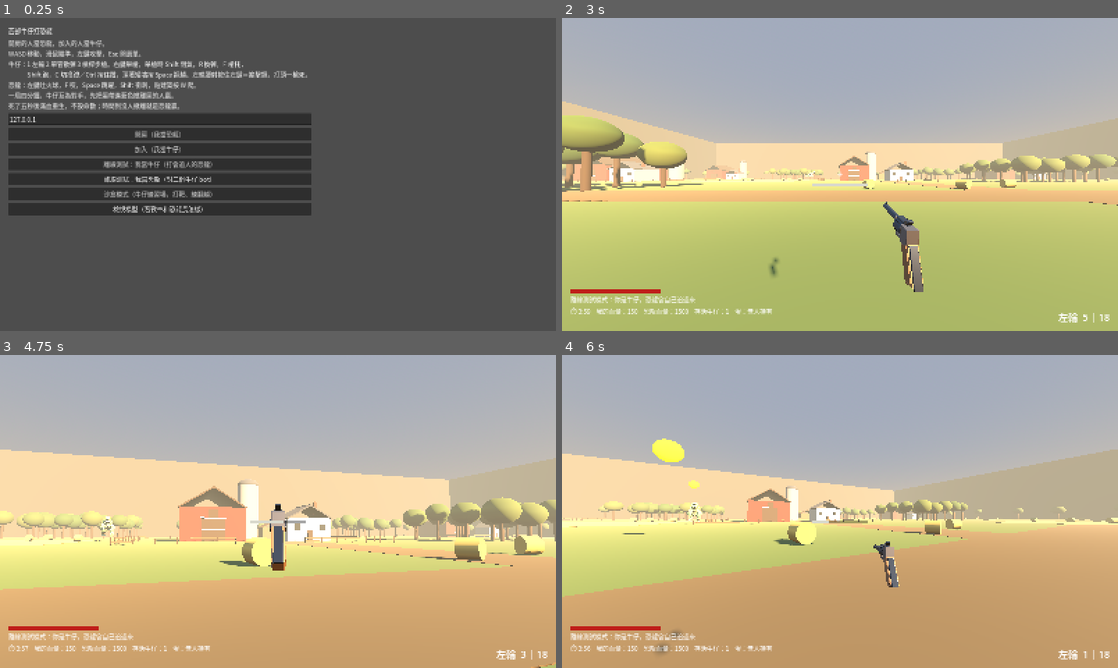
Above: before the commit, frames 1-4 (two rows, left to right).
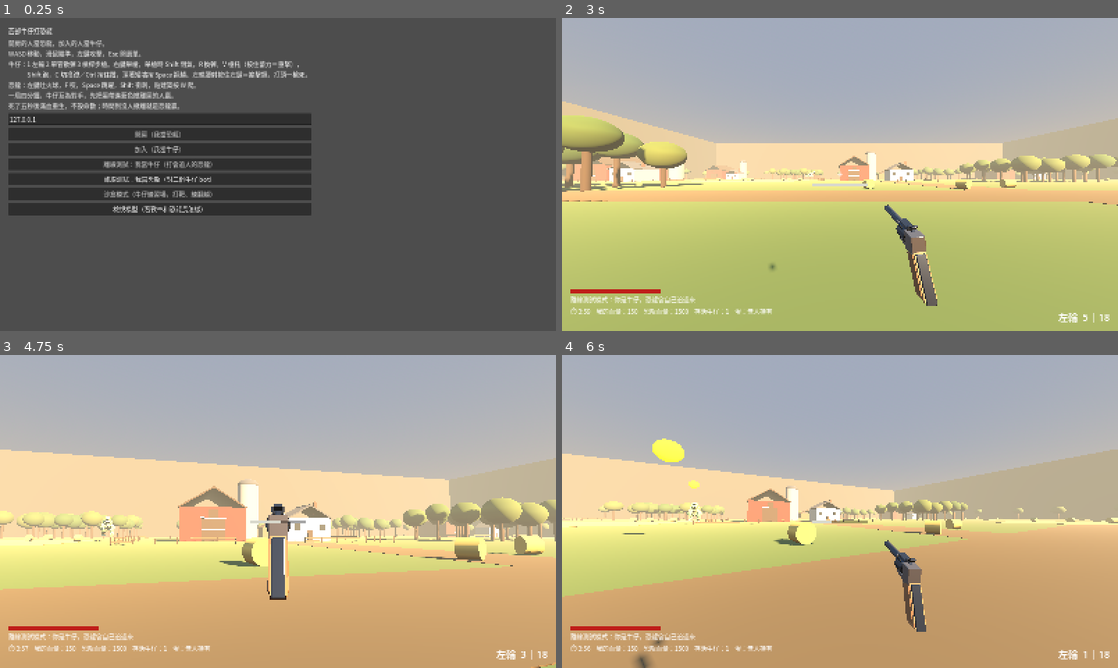
Above: after the commit, the same moments.

Repository: billxu0521/tank_war
Game: Godot game, scene res://main.tscn
Same seed, same stepped clock (60 frames per second), same inputs: the game is played once before the commit and once after it. Sound files missing from this copy of the repository are replaced by a short silence.
Inputs (mouse positions are in pixels of both pictures, inside the frame that each line leads up to):
- Up to frame 1 (0.25 s): no input
- Up to frame 2 (3 s): click "開房（我當恐龍）" at 0.5 s; click "加入（我當牛仔）" at 1.25 s; click "離線測試：我當牛仔（打會追人的恐龍）" at 2 s; tap Enter at 2.75 s; move the mouse to (867, 174) at 2.77 s; hold W (move_forward) from 2.78 s (still down); hold V (melee, bound only after the commit) from 2.78 s (still down); click (867, 174) at 2.92 s
- Up to frame 3 (4.75 s): keep holding W (move_forward); tap Space (jump) at 3.02, 3.77 s; tap F (melee, bound only before the commit) at 3.05, 3.6, 4.55 s; move the mouse to (250, 511) at 3.52 s; release V (melee, bound only after the commit) at 3.53 s; click (250, 511) at 3.67 s; tap V (melee, bound only after the commit) at 3.8 s; move the mouse to (289, 505) at 4.27 s; hold Right mouse button (aim) from 4.28 s (still down); click (289, 505) at 4.42 s
- Up to frame 4 (6 s): keep holding W (move_forward); move the mouse to (834, 517) at 5.02 s; release Right mouse button (aim) at 5.03 s; tap Ctrl (crouch) at 5.1 s; click (834, 517) at 5.17 s; tap Space (jump) at 5.27 s; tap V (melee, bound only after the commit) at 5.3 s; move the mouse to (878, 514) at 5.77 s; hold F (melee, bound only before the commit) from 5.78 s (still down); tap C (crouch_toggle) at 5.85 s; click (878, 514) at 5.92 s

The runs differ from the first frame. In frame 1, 0.1% of the frame differs, in the area x 40-54%, y 13-16%; in frame 2, 1.1%; in frame 3, 0.9%; in frame 4, 1.4%, in the area x 13-66%, y 52-100%.

Commit message:
feat: 近戰改到 V，點＝輕擊、按住蓄力放開＝重擊，F 空出來給互動
Co-Authored-By: Claude Opus 5.5 (1M context) <noreply@anthropic.com>

Diff:
--- a/cowboy/viewmodel.gd
+++ b/cowboy/viewmodel.gd
@@ -5,7 +5,7 @@
 ## 用 1/2/3 或滾輪切換。武器實例全程活著只切 visible，彈藥狀態不會因切換而消失。
 ##
 ## Hunt 式的操作都在這裡：舉槍會晃、Shift 閉氣穩住（吃體力）、左輪腰射按住搧擊錘、
-## F 槍托近戰、打頭一槍死。
+## V 槍托近戰（點＝輕擊、按住蓄力放開＝重擊）、打頭一槍死。
 
 @export var weapon_scenes: Array[PackedScene] = []
 
@@ -46,10 +46,16 @@
 @export var winded_sway_mult := 2.5
 
 @export_group("Melee")
+## 輕擊：便宜、快、痛不太到。Hunt 的近戰是沒子彈或換彈來不及時的保命手段
 @export var melee_damage := 25
+@export var melee_stamina := 15.0
+@export var melee_cooldown := 0.6
+## 重擊：按住蓄滿這麼久再放開。兩下半打死一個牛仔，但蓄力時站著挨打
+@export var heavy_charge_time := 0.6
+@export var heavy_damage := 60
+@export var heavy_stamina := 30.0
+@export var heavy_cooldown := 1.0
 @export var melee_range := 2.2
-@export var melee_stamina := 15.0
-@export var melee_cooldown := 0.8
 
 @export_group("Weapon")
 ## 子彈打得到的層。這個專案沒分層，牆、恐龍、別的牛仔都在第 1 層
@@ -88,6 +94,8 @@
 var _anim_lock := 0.0
 var _fire_cooldown := 0.0
 var _melee_cooldown := 0.0
+## 近戰鍵按住多久了；負數＝沒按
+var _melee_held := -1.0
 ## 舉槍晃動：已經套到視角上的偏移（弧度），下一幀只補差值
 var _sway_applied := Vector2.ZERO
 var _sway_t := 0.0
@@ -128,8 +136,6 @@
 			try_fire()
 		elif weapon.fan_interval > 0.0 and ads < 0.5 and Input.is_action_pressed("fire"):
 			try_fire(true)   # 左輪腰射按住＝搧擊錘，快但散
-		elif Input.is_action_just_pressed("melee"):
-			try_melee()
 		elif Input.is_action_just_pressed("reload"):
 			try_reload()
 		elif Input.is_action_just_pressed("weapon_next"):
@@ -140,6 +146,7 @@
 			for i in _weapons.size():
 				if Input.is_action_just_pressed("weapon_%d" % (i + 1)):
 					switch_weapon(i)
+		_update_melee_input(delta)
 	_update_ads(Input.is_action_pressed("aim"), delta)
 	_update_breath(Input.is_action_pressed("sprint"), delta)
 	_update_sway(delta)
@@ -224,13 +231,30 @@
 	_sway_applied += step
 
 
-## 槍托敲人。Hunt 的近戰是「沒子彈或換彈來不及」時的保命手段，所以傷害不高、吃體力。
-func try_melee() -> void:
-	if _melee_cooldown > 0.0 or _player.stamina < melee_stamina:
+## 點一下＝輕擊，按住蓄力、放開＝重擊（跟 Hunt 一樣是「放開」才揮出去）。
+## 蓄力中槍會往後拉，讓自己和旁人看得出要來一記重的。
+func _update_melee_input(delta: float) -> void:
+	if Input.is_action_just_pressed("melee"):
+		_melee_held = 0.0
+	elif _melee_held >= 0.0:
+		if Input.is_action_pressed("melee"):
+			_melee_held += delta
+		else:
+			try_melee(_melee_held >= heavy_charge_time)
+			_melee_held = -1.0
+	weapon.windup = clampf(_melee_held / heavy_charge_time, 0.0, 1.0) if _melee_held >= 0.0 else 0.0
+
+
+## 槍托敲人。重擊體力不夠就退成輕擊（Hunt：體力見底不能重擊）。
+func try_melee(heavy := false) -> void:
+	if heavy and _player.stamina < heavy_stamina:
+		heavy = false
+	var cost := heavy_stamina if heavy else melee_stamina
+	if _melee_cooldown > 0.0 or _player.stamina < cost:
 		return
 	cancel_reload()
-	_melee_cooldown = melee_cooldown
-	_player.spend_stamina(melee_stamina)
+	_melee_cooldown = heavy_cooldown if heavy else melee_cooldown
+	_player.spend_stamina(cost)
 	_anim_lock = weapon.play(&"melee", blend)
 	var from := _camera.global_position
 	var to := from - _camera.global_transform.basis.z * melee_range
@@ -238,7 +262,7 @@
 	var hit := get_world_3d().direct_space_state.intersect_ray(q)
 	var target: Object = hit.get("collider")
 	if target and target.has_method(&"take_damage"):
-		_player.deal_damage(target, melee_damage)
+		_player.deal_damage(target, heavy_damage if heavy else melee_damage)
 
 
 ## 打到的是不是牛仔的頭。Hunt 的規則：打頭一槍死，不管什麼槍。
--- a/cowboy/weapon.gd
+++ b/cowboy/weapon.gd
@@ -73,6 +73,8 @@
 var _reload_left := 0.0  # 換彈姿勢還要維持多久
 var _reload_pose := 0.0  # 0 = 平常，1 = 換彈姿勢
 var _melee := 0.0        # 近戰槍托往前推，1 → 0
+## 重擊蓄力 0..1，Viewmodel 每幀設。蓄越滿槍拉得越後面
+var windup := 0.0
 
 @onready var _anim: AnimationPlayer = find_child("AnimationPlayer", true, false)
 
@@ -191,9 +193,10 @@
 	if _model:
 		var thrust := sin(PI * _melee)   # 推出去再收回來
 		# 後座：往後退、槍口上揚。換彈：往下沉、往內側翻，看得到裝填口。近戰：往前捅
-		_model.position = _rest_pos + Vector3(0.0, -0.05 * _reload_pose, 0.06 * _kick - 0.18 * thrust)
+		_model.position = _rest_pos + Vector3(0.0, -0.05 * _reload_pose,
+			0.06 * _kick - 0.18 * thrust + 0.12 * windup)
 		_model.rotation = _rest_rot + Vector3(0.22 * _kick - 0.35 * _reload_pose - 0.3 * thrust,
-			0.0, 0.5 * _reload_pose)
+			0.0, 0.5 * _reload_pose + 0.4 * windup)
 
 	# 擊錘：模型建的是扳起來的樣子。開槍瞬間往前打下去，上膛後半段扳回來
 	var hammer := get_node_or_null(hammer_path) as Node3D
--- a/main.tscn
+++ b/main.tscn
@@ -111,7 +111,7 @@
 
 [node name="Hint" type="Label" parent="UI/Root/Lobby"]
 text = "開房的人當恐龍，加入的人當牛仔。
-WASD 移動，滑鼠瞄準，左鍵攻擊，Esc 開選單。\n牛仔：1 左輪 2 單管散彈 3 槓桿步槍。右鍵舉槍，舉槍時 Shift 閉氣，R 換彈，F 槍托，\n　　　Shift 跑，C 切換蹲／Ctrl 按住蹲，頂著矮牆按 Space 翻越。左輪腰射按住左鍵＝搧擊錘。打頭一槍死。\n恐龍：左鍵吐火球，F 咬，Space 跳躍，Shift 衝刺，貼建築按 W 爬。\n一局四分鐘。牛仔互為對手，先把蛋帶進藍色撤離區的人贏。\n死了五秒後滿血重生，不設命數；時間到沒人撤離就是恐龍贏。"
+WASD 移動，滑鼠瞄準，左鍵攻擊，Esc 開選單。\n牛仔：1 左輪 2 單管散彈 3 槓桿步槍。右鍵舉槍，舉槍時 Shift 閉氣，R 換彈，V 槍托（按住蓄力＝重擊），\n　　　Shift 跑，C 切換蹲／Ctrl 按住蹲，頂著矮牆按 Space 翻越。左輪腰射按住左鍵＝搧擊錘。打頭一槍死。\n恐龍：左鍵吐火球，F 咬，Space 跳躍，Shift 衝刺，貼建築按 W 爬。\n一局四分鐘。牛仔互為對手，先把蛋帶進藍色撤離區的人贏。\n死了五秒後滿血重生，不設命數；時間到沒人撤離就是恐龍贏。"
 
 [node name="IP" type="LineEdit" parent="UI/Root/Lobby"]
 text = "127.0.0.1"
--- a/project.godot
+++ b/project.godot
@@ -80,7 +80,7 @@
 }
 melee={
 "deadzone": 0.2,
-"events": [Object(InputEventKey,"resource_local_to_scene":fa …(140 unchanged characters)… d":false,"keycode":0,"physical_keycode":70,"key_label":0,"unicode":0,"location":0,"echo":false,"script":null)
+"events": [Object(InputEventKey,"resource_local_to_scene":fa …(140 unchanged characters)… d":false,"keycode":0,"physical_keycode":86,"key_label":0,"unicode":0,"location":0,"echo":false,"script":null)
 , Object(InputEventJoypadButton,"resource_local_to_scene":false,"resource_name":"","device":-1,"button_index":8,"pressure":0.0,"pressed":true,"script":null)
 ]
 }
--- a/test_battle.gd
+++ b/test_battle.gd
@@ -4,6 +4,7 @@
 
 var _fails := 0
 var _shooter: Node
+var _brawler: Node
 var _dino: Node
 var _jump_from := 0.0
 var _phase := 0
@@ -50,6 +51,7 @@
 	match _phase:
 		0:  # 牛仔開槍打恐龍。等一個物理幀讓位置進到物理世界，射線才打得到
 			if _frames == 3:
+				_check_melee_hits()
 				_shooter._bot_shoot(_dino)
 			elif _frames > 3:
 				_ck(_dino.hp < _dino.max_hp, "牛仔開槍要打得到恐龍（恐龍血量 %d）" % _dino.hp)
@@ -86,7 +88,7 @@
 		printerr("有 %d 項失敗" % _fails)
 		quit(1)
 	else:
-		print("OK：生怪、傷害、時間到判勝、重生、咬擊方向、離線兩種模式、牛仔身分與開槍、按鍵綁定、三把槍與爆頭閉氣近戰、沙盒、鄉村柵欄、回大廳重開、建築擋視線、圍牆擋出界、暴龍骨架與尾巴慣性、側傾與位移延遲、開槍命中恐龍、恐龍跳躍、牛仔 bot、體力規則、衝刺技能、蛋與撤離、恐龍撿不到蛋、火球、中彈踉蹌都正常")
+		print("OK：生怪、傷害、時間到判勝、重生、咬擊方向、離線兩種模式、牛仔身分與開槍、按鍵綁定、三把槍與爆頭閉氣輕重近戰、沙盒、鄉村柵欄、回大廳重開、建築擋視線、圍牆擋出界、暴龍骨架與尾巴慣性、側傾與位移延遲、開槍命中恐龍、恐龍跳躍、牛仔 bot、體力規則、衝刺技能、蛋與撤離、恐龍撿不到蛋、火球、中彈踉蹌都正常")
 	return true
 
 # --- 共用 ---
@@ -280,10 +282,10 @@
 	vm._update_breath(true, 0.1)
 	_ck(not vm.holding_breath, "沒舉槍不能閉氣")
 
-	# 近戰吃體力
-	me.stamina = me.max_stamina
-	vm.try_melee()
-	_ck(me.stamina < me.max_stamina, "槍托要吃體力")
+	# 近戰：輕擊便宜、重擊痛但貴；體力不夠重擊就退成輕擊
+	_ck(vm.heavy_damage > vm.melee_damage and vm.heavy_stamina > vm.melee_stamina,
+		"重擊要比輕擊痛、也比較貴")
+	# 真的敲到人要跨物理幀，見 _phase 0
 	_end(m)
 
 ## 沙盒：靶站好、沒有時間限制、子彈無限、靶打死生回原地
@@ -693,4 +695,22 @@
 	_dino.global_position = Vector3(spot.x, 4.1, spot.z - 15.0)   # 原點在身體中心，腳剛好著地
 	_shooter = m.players.get_node(^"3")
 	_shooter.global_position = Vector3(spot.x, 0.0, spot.z)
-	m.players.get_node(^"2").global_position = Vector3(0, 500, 0)  # 閃開別擋在彈道上
+	# 牛仔 2 貼在恐龍另一側練槍托（恐龍半徑 2.4，站 3.4 公尺外剛好在 2.2 的近戰距離內）
+	_brawler = m.players.get_node(^"2")
+	_brawler.global_position = Vector3(spot.x, 0.0, spot.z - 15.0 - 3.4)
+	_brawler.rotation.y = PI   # 面向 +Z，對著恐龍
+
+## 重擊比輕擊痛；體力不夠重擊就退成輕擊
+func _check_melee_hits() -> void:
+	var vm: Node = _brawler.viewmodel
+	_brawler.stamina = _brawler.max_stamina
+	var hp0: int = _dino.hp
+	vm.try_melee(true)
+	_ck(hp0 - _dino.hp == vm.heavy_damage, "重擊要打出 %d 傷（打出 %d）" % [vm.heavy_damage, hp0 - _dino.hp])
+	_ck(is_equal_approx(_brawler.stamina, _brawler.max_stamina - vm.heavy_stamina),
+		"重擊要扣 %.0f 體力" % vm.heavy_stamina)
+	_brawler.stamina = vm.heavy_stamina - 1.0
+	vm._melee_cooldown = 0.0
+	hp0 = _dino.hp
+	vm.try_melee(true)
+	_ck(hp0 - _dino.hp == vm.melee_damage, "體力不夠重擊，要退成輕擊（打出 %d）" % (hp0 - _dino.hp))
Not shown, changed: README.md
